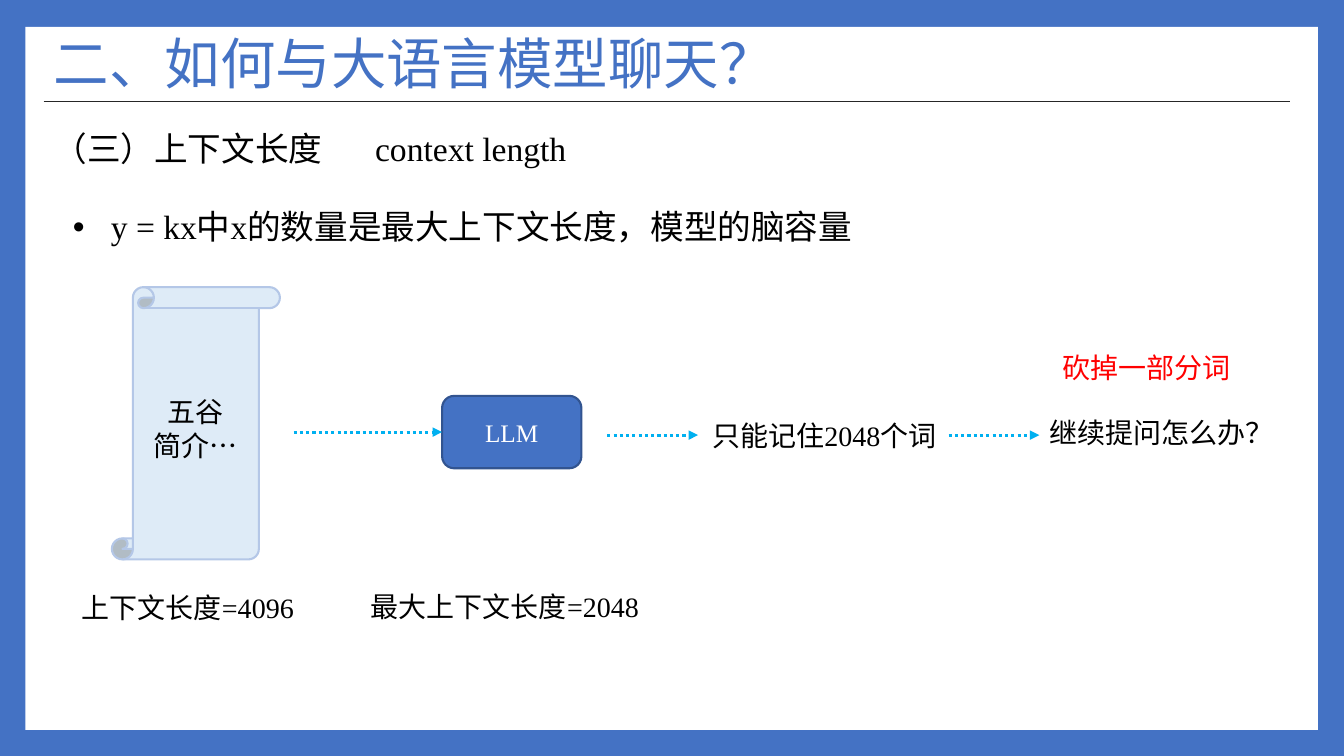
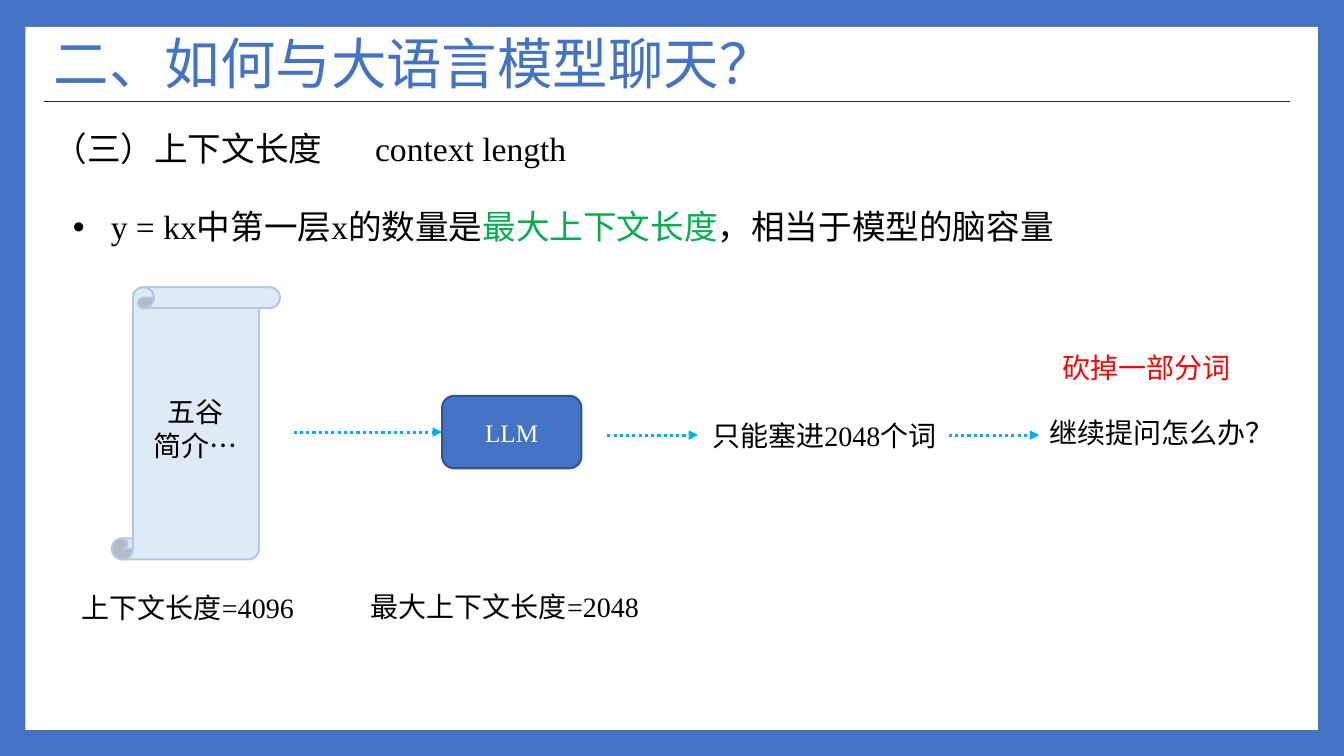
Before and after one commit to ylsdamxssjxxdd/eva, a slide deck: slide 11 of utils/软件介绍.pptx. Drawn at 1344x756 pixels with LibreOffice and Linux fonts; fonts in the diff are those of the drawing. Boxes give left, top, right and bottom in pixels: in the first picture for what was removed or moved away, otherwise in the second. Text is boxed around its words. In the diff, an @@ line names an element or a change of style, - is before the commit and + after.

```diff
--- a/utils/软件介绍.pptx
+++ b/utils/软件介绍.pptx
@@ text at box(111, 213, 1053, 246): text changed @@
-• y = kx中x的数量是最大上下文长度，模型的脑容量
+• y = kx中第一层x的数量是最大上下文长度，相当于模型的脑容量
@@ text at box(712, 422, 936, 449): text changed @@
-只能记住2048个词
+只能塞进2048个词
```
Also in this commit, not shown: 2 other slides changed, 1 slide added, 36 other files.
